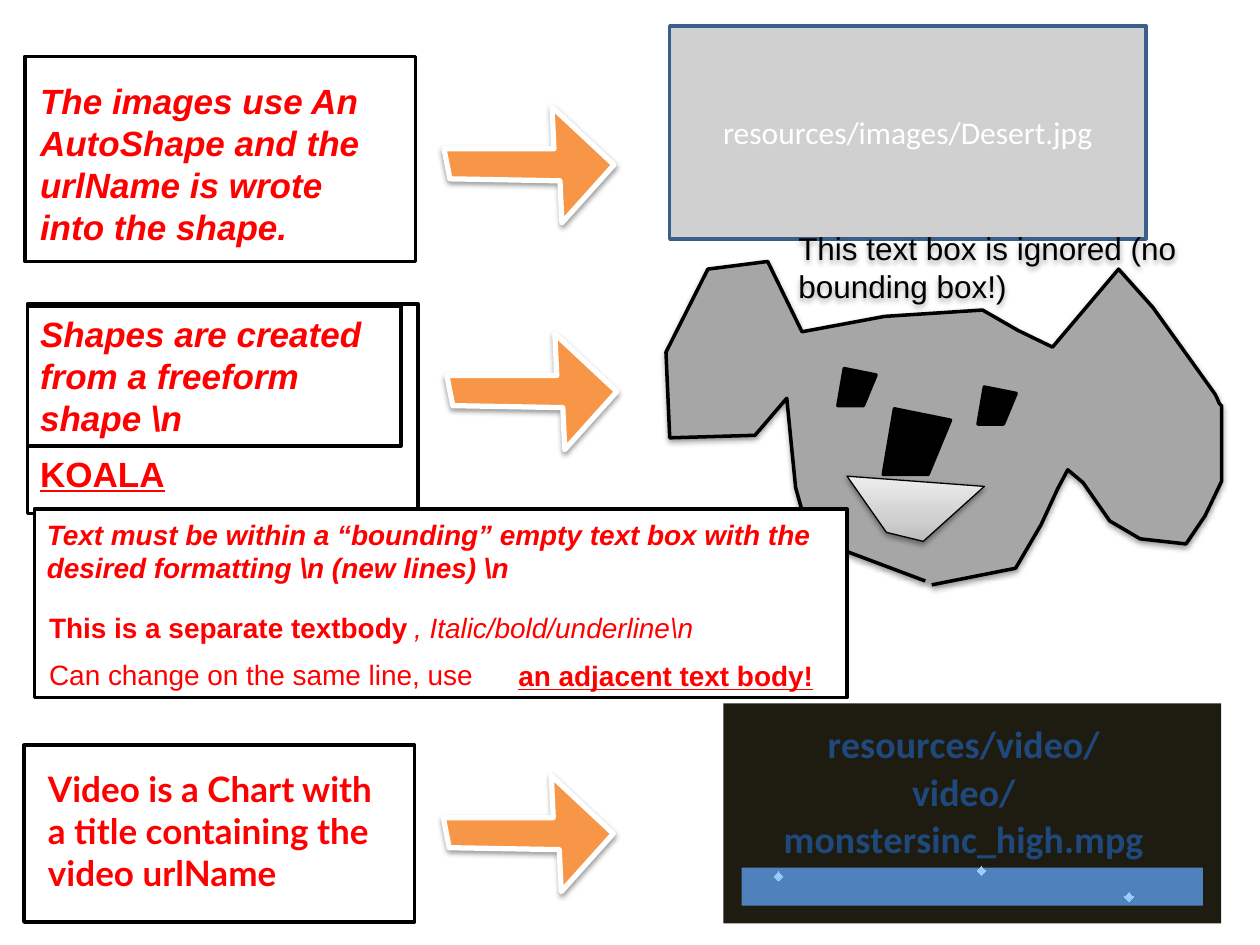
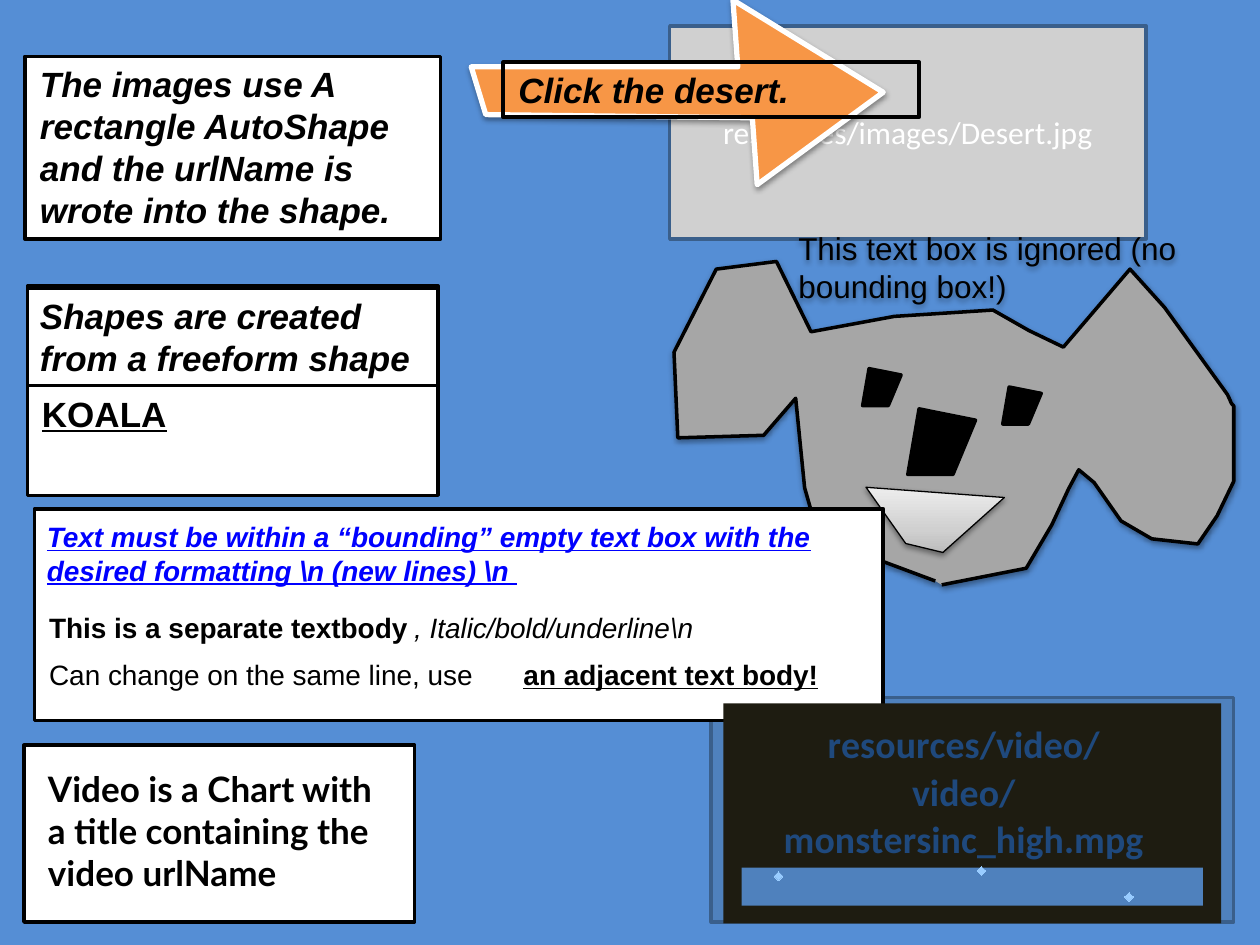
Before and after one commit to D6Digital/SWENGFrame, a slide deck: slide 1 of github resources/TestingDynamDom.pptm (slide 4 before the commit). Drawn at 1260x945 pixels with LibreOffice and Linux fonts; fonts in the diff are those of the drawing; grey boxes stand for pictures. Boxes give left, top, right and bottom in pixels: in the first picture for what was removed or moved away, otherwise in the second. Text is boxed around its words. In the diff, an @@ line names an element or a change of style, - is before the commit and + after.

```diff
--- a/github resources/TestingDynamDom.pptm
+++ b/github resources/TestingDynamDom.pptm
@@ background #FFFFFF to #558ED5 @@
@@ freeform shape: place and size @@
-freeform shape at bbox=[444, 107, 614, 223]
+freeform shape at bbox=[471, 0, 883, 185]
@@ rectangle: place and size @@
-rectangle at bbox=[25, 57, 416, 262]
+rectangle at bbox=[25, 57, 441, 239]
@@ text at bbox=[40, 71, 390, 230]: text changed; text colour #FF0000 to #000000 @@
-The images use An AutoShape and the urlName is wrote into the shape.
+The images use A rectangle AutoShape and the urlName is wrote into the shape.
@@ rectangle added at bbox=[503, 62, 919, 117], outline #000000 2 pt @@
@@ text added at bbox=[518, 77, 789, 104], 20 pt, text #000000, bold, italic @@
+Click the desert.
@@ freeform shape: place and size @@
-freeform shape at bbox=[667, 262, 1222, 586]
+freeform shape at bbox=[674, 262, 1234, 586]
@@ rectangle "Shapes are created from a ...": place and size @@
-rectangle "Shapes are created from a ..." at bbox=[28, 306, 401, 446]
+rectangle "Shapes are created from a ..." at bbox=[28, 289, 438, 386]
@@ rectangle: place and size @@
-rectangle at bbox=[28, 304, 418, 513]
+rectangle at bbox=[28, 286, 438, 495]
@@ text in rectangle at bbox=[40, 303, 410, 378]: text changed; text colour #FF0000 to #000000 @@
-Shapes are created from a freeform shape \n
+Shapes are created from a freeform shape
@@ freeform shape removed at bbox=[447, 334, 617, 450] @@
@@ text colour #FF0000 to #000000 in 6 elements at bbox=[48, 776, 372, 887], bbox=[49, 617, 407, 643], bbox=[49, 664, 473, 690], bbox=[430, 617, 694, 639], bbox=[523, 664, 818, 690], bbox=[42, 402, 167, 432] @@
@@ text "KOALA": place and size @@
-text "KOALA" at bbox=[40, 462, 165, 492]
+text "KOALA" at bbox=[42, 402, 167, 432]
@@ 3 freeform shapes: place and size @@
-3 freeform shapes at bbox=[838, 369, 1016, 474]
+3 freeform shapes at bbox=[863, 369, 1041, 474]
@@ rectangle: place and size @@
-rectangle at bbox=[34, 509, 847, 698]
+rectangle at bbox=[34, 509, 883, 721]
@@ freeform shape: place and size @@
-freeform shape at bbox=[847, 476, 984, 542]
+freeform shape at bbox=[866, 488, 1004, 553]
@@ text "Text must be within a ..." at bbox=[47, 526, 810, 586]: text colour #FF0000 to #0000FF, underline on @@
@@ rectangle added at bbox=[711, 698, 1234, 922], fill #4F81BD, outline #3A5F8C 2 pt @@
@@ freeform shape removed at bbox=[444, 776, 614, 892] @@
```
Also in this commit, not shown: 5 slides added, 4 slides removed, 11 other files.
